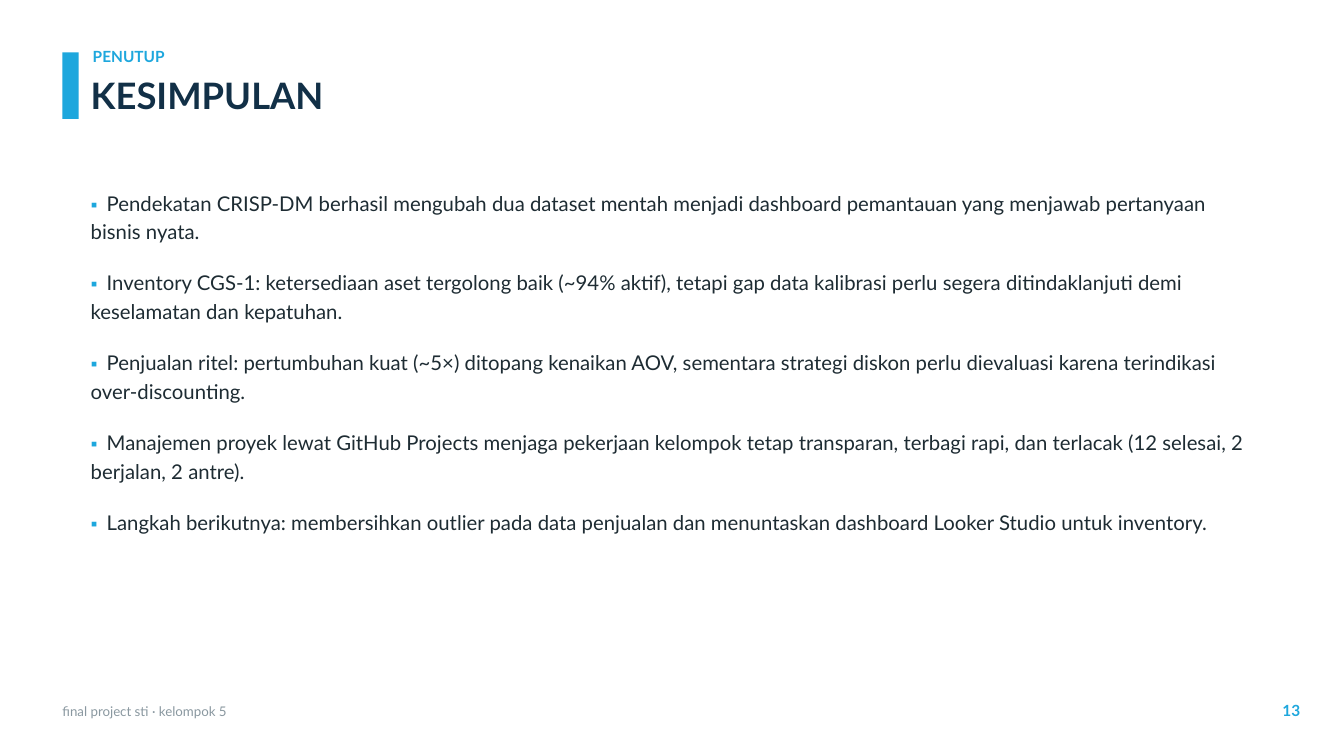
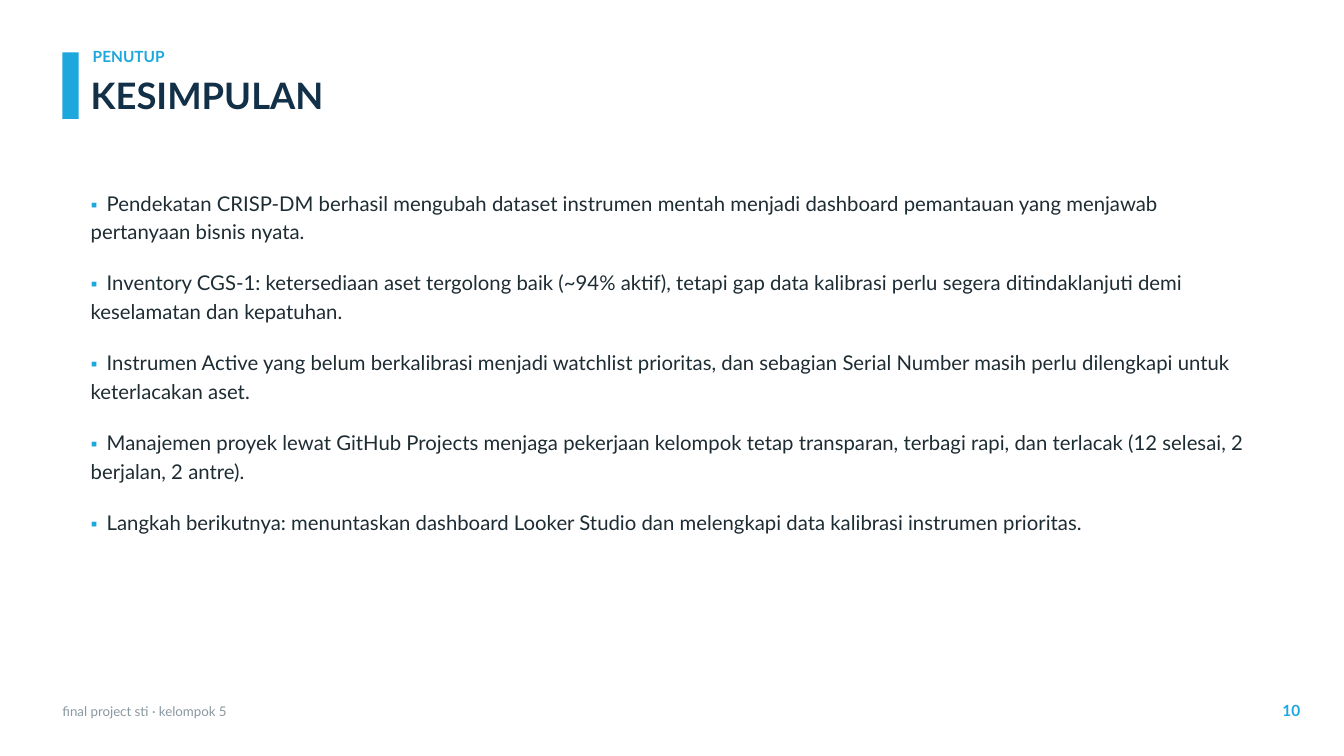
Before and after one commit to sianida26/sti-final-project-kel5, a slide deck: slide 10 of Final-Project-STI-Kel5-Presentation.pptx (slide 13 before the commit). Drawn at 1344x756 pixels with LibreOffice and Linux fonts; fonts in the diff are those of the drawing; background and template pictures are left out. Boxes give left, top, right and bottom in pixels: in the first picture for what was removed or moved away, otherwise in the second. Text is boxed around its words. In the diff, an @@ line names an element or a change of style, - is before the commit and + after.

Commit message:
Remove Sales slides; deck fokus Inventory CGS-1 (11 slide)

```diff
--- a/Final-Project-STI-Kel5-Presentation.pptx
+++ b/Final-Project-STI-Kel5-Presentation.pptx
@@ text at (91,196,1157,243): text changed @@
-▪ Pendekatan CRISP-DM berhasil mengubah dua dataset mentah menjadi dashboard pemantauan yang menjawab pertanyaan bisnis nyata.
+▪ Pendekatan CRISP-DM berhasil mengubah dataset instrumen mentah menjadi dashboard pemantauan yang menjawab pertanyaan bisnis nyata.
@@ text at (91,355,1229,399): text changed @@
-▪ Penjualan ritel: pertumbuhan kuat (~5×) ditopang kenaikan AOV, sementara strategi diskon perlu dievaluasi karena terindikasi over-discounting.
+▪ Instrumen Active yang belum berkalibrasi menjadi watchlist prioritas, dan sebagian Serial Number masih perlu dilengkapi untuk keterlacakan aset.
@@ text at (107,515,1081,534): text changed @@
-▪ Langkah berikutnya: membersihkan outlier pada data penjualan dan menuntaskan dashboard Looker Studio untuk inventory.
+▪ Langkah berikutnya: menuntaskan dashboard Looker Studio dan melengkapi data kalibrasi instrumen prioritas.
@@ text at (1282,704,1300,716): text changed @@
-13
+10
```
Also in this commit, not shown: 8 other slides changed, 3 slides removed, 2 other files.
